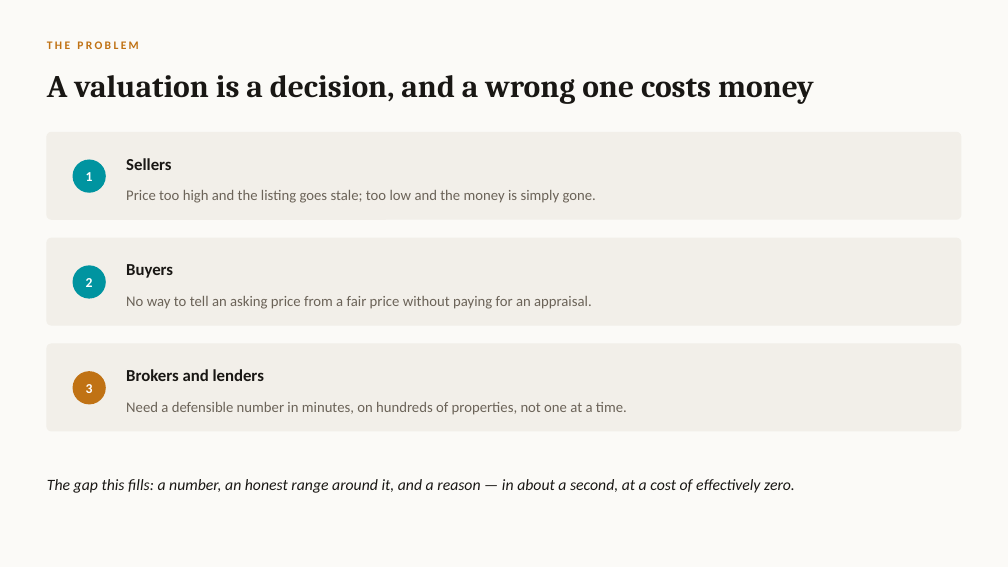
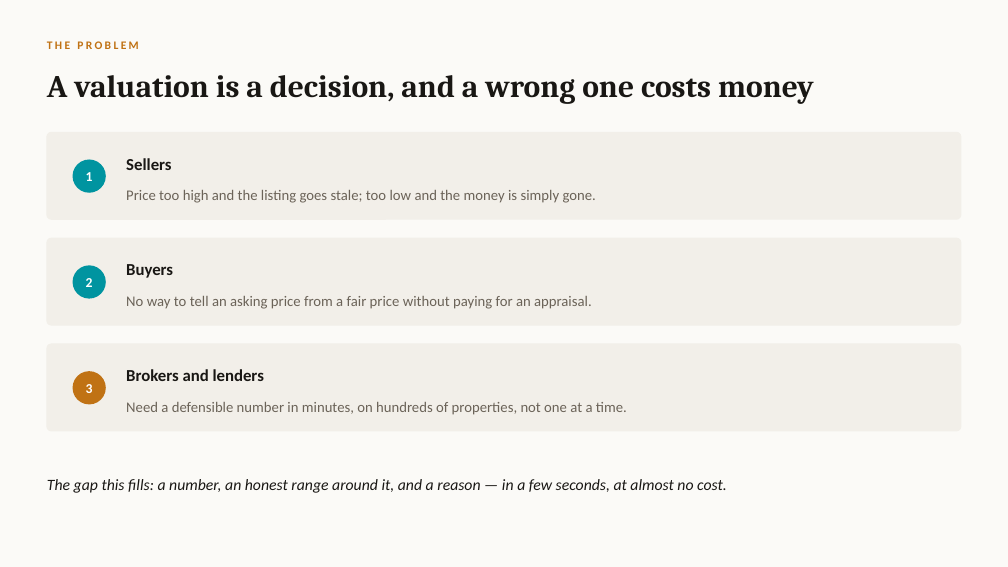
Before and after one commit to EsraaMaamoun/real-estate-machine, a slide deck: slide 2 of reports/Real_Estate_Machine_defense.pptx. Drawn at 1008x567 pixels with LibreOffice and Linux fonts; fonts in the diff are those of the drawing. Boxes give left, top, right and bottom in pixels: in the first picture for what was removed or moved away, otherwise in the second. Text is boxed around its words. In the diff, an @@ line names an element or a change of style, - is before the commit and + after.

```diff
--- a/reports/Real_Estate_Machine_defense.pptx
+++ b/reports/Real_Estate_Machine_defense.pptx
@@ text at (x1=47, y1=479, x2=727, y2=493): text changed @@
-The gap this fills: a number, an honest range around it, and a reason — in about a second, at a cost of effectively zero.
+The gap this fills: a number, an honest range around it, and a reason — in a few seconds, at almost no cost.
```
Also in this commit, not shown: 6 other slides changed, 1 other file.
